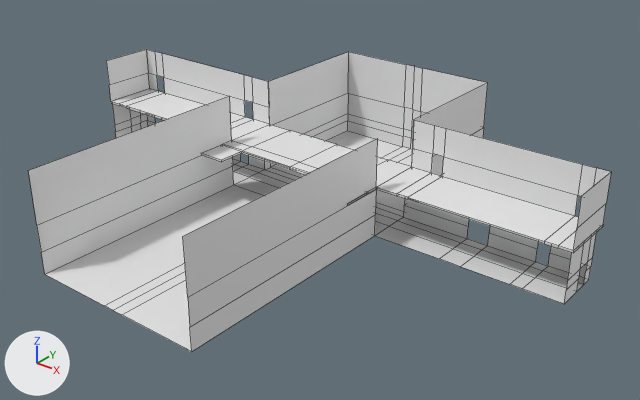
Renders of the FBX model Assets/Art/3D Models/Mansion_GroundFloor.fbx from each side of a commit.
One viewpoint serves both versions: a 50 mm lens placed at (58.5, -72.3, 45.0), pointed at (3.7, -3.9, 2.6). Every picture has the same lights, and +X, +Y and +Z are marked at lower left. Mesh edges are drawn as thin lines. Where no turn or scale is listed for an object, it has been applied to the vertices.

Script lines for the objects in view, before the commit:
```python
me_plane_002 = bpy.data.meshes.new('Plane.002')
me_plane_002.from_pydata(...)  # 169 vertices, 128 faces; spans x -32.1..32.2, y -30.0..19.8, z 0.0..11.3
# faces by material slot: [54, 74]
me_plane_002.materials.append(mat_vloer)  # white #e7e7e7
me_plane_002.materials.append(mat_behang)  # white #e7e7e7
me_plane_012 = bpy.data.meshes.new('Plane.012')
me_plane_012.from_pydata(...)  # 116 vertices, 106 faces; spans x -32.4..32.3, y -8.0..3.7, z -0.3..5.5
# faces by material slot: [20, 62, 24]
me_plane_012.materials.append(mat_behang)  # white #e7e7e7
me_plane_012.materials.append(mat_floor)  # white #e7e7e7
me_plane_012.materials.append(mat_ceiling)  # white #e7e7e7
ob_hall_secondfloor_001 = bpy.data.objects.new('Hall_SecondFloor.001', me_plane_012)
ob_hall_secondfloor_001.location = (0.0, 0.1, 5.76)
ob_main_hall = bpy.data.objects.new('Main_Hall', me_plane_002)
ob_main_hall.location = (0.0, 0.1, 0.0)
```
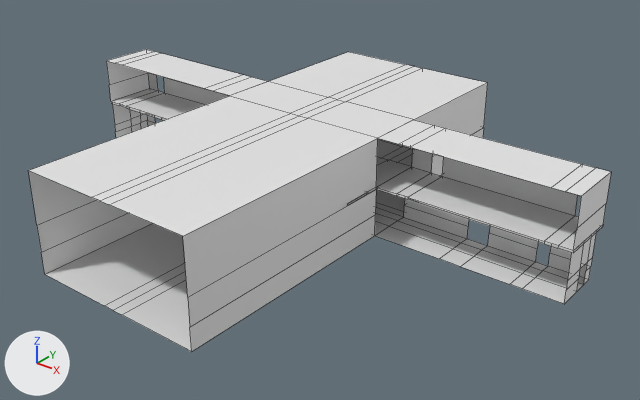
Where the change shows, as pixel boxes [x1, y1, x2, y2] in the pictures (640 x 400 px):
part 1 of me_plane_002, built on
    before: [268, 52, 488, 157]
    after: [28, 52, 488, 236]
part 2 of me_plane_012, added
    after: [107, 49, 611, 196]

Diff of the bpy script that builds the scene:
```diff
--- a/Assets/Art/3D Models/Mansion_GroundFloor.fbx.py
+++ b/Assets/Art/3D Models/Mansion_GroundFloor.fbx.py
@@ me_plane_012 @@
 # used by ob_hall_secondfloor_001; location = (0.0, 0.1, 5.76)
-me_plane_012.from_pydata(...)  # 116 vertices, 106 faces; spans x -32.4..32.3, y -8.0..3.7, z -0.3..5.5
+me_plane_012.from_pydata(...)  # 126 vertices, 116 faces; spans x -32.4..32.3, y -8.0..3.7, z -0.3..5.5
+# me_plane_012 part 2
+# 10 new vertices lie (0.0, -6.7, 0.0) away from vertices in x -30.7..30.9, y 3.7, z 5.5
+# 10 new faces join them, mat_ceiling (white #e7e7e7)
 me_plane_012.materials.append(mat_behang)
@@ me_plane_002 @@
 # used by ob_main_hall; location = (0.0, 0.1, 0.0)
-me_plane_002.from_pydata(...)  # 169 vertices, 128 faces; spans x -32.1..32.2, y -30.0..19.8, z 0.0..11.3
+me_plane_002.from_pydata(...)  # 178 vertices, 140 faces; spans x -32.1..32.2, y -30.0..19.8, z 0.0..11.3
+# me_plane_002 part 1
+# 2 vertices are removed from x -10.4..10.4, y 3.7, z 11.3
+# 2 faces are deleted
+# 6 vertices are added at (0.0, -30.0, 11.3), (-1.2, -30.0, 11.3), (1.2, -30.0, 11.3), (-1.2, -3.0, 11.3), (0.0, -3.0, 11.3), (1.2, -3.0, 11.3)
+# 5 new vertices lie (0.0, -16.0, 0.0) away from vertices in x -10.4..10.4, y 19.8, z 11.3
+# 2 new faces join them, mat_behang (white #e7e7e7)
+# 12 new faces join them, mat_ceiling (white #e7e7e7)
 me_plane_002.materials.append(mat_vloer)
 me_plane_002.materials.append(mat_behang)
+me_plane_002.materials.append(mat_ceiling)  # white #e7e7e7
```
